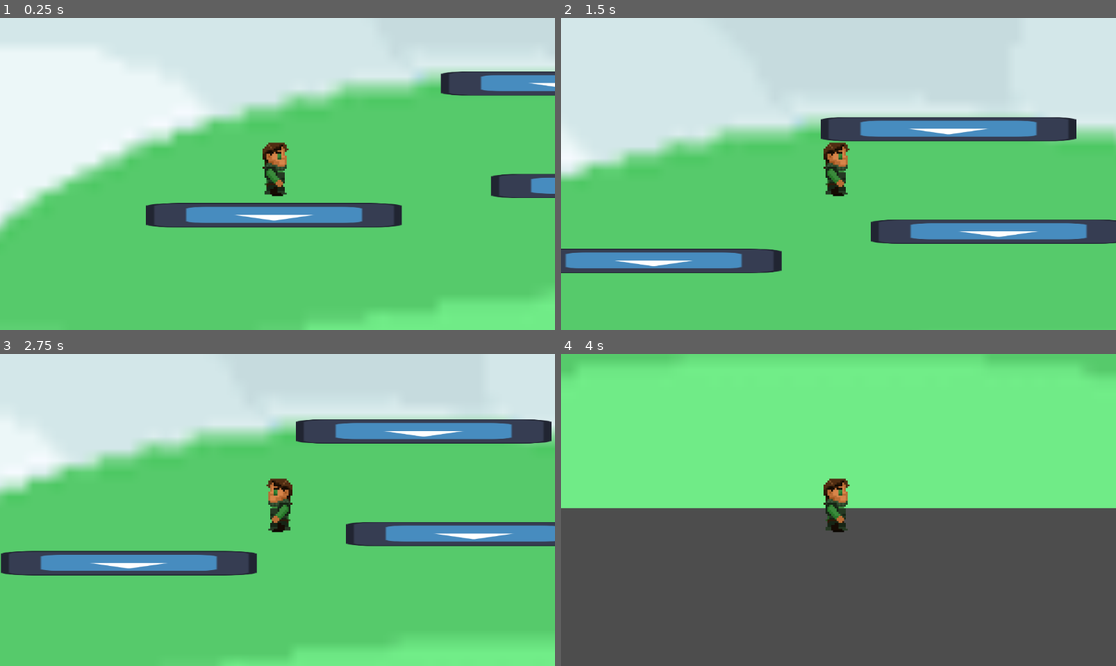
Above: before the commit, frames 1-4 (two rows, left to right).
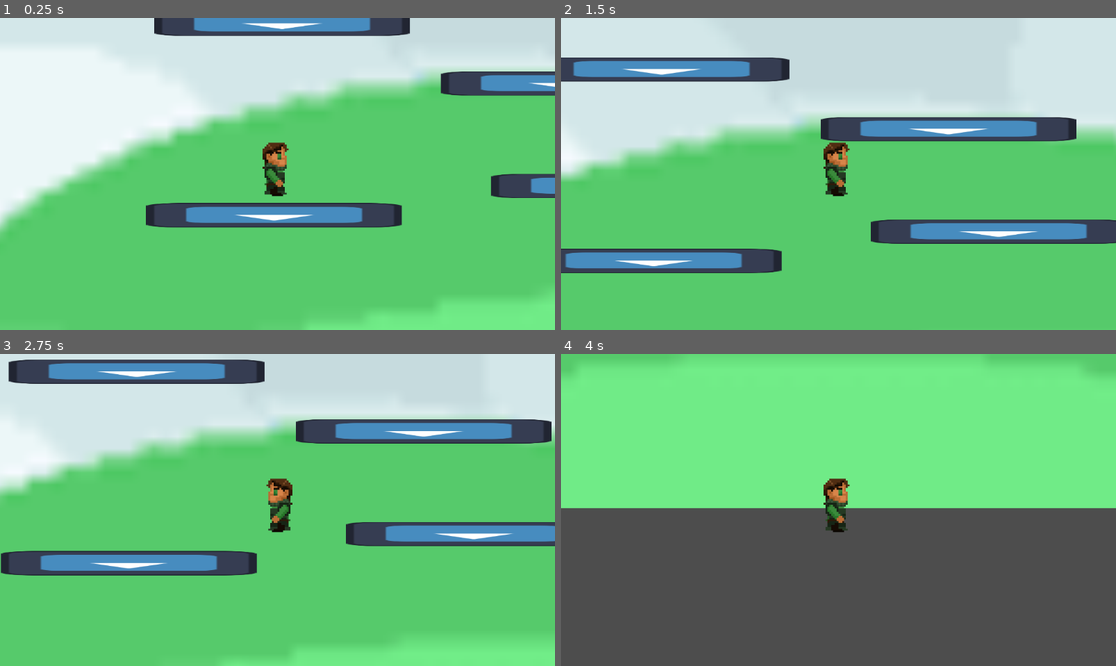
Above: after the commit, the same moments.

Repository: Vytisbrr/Shifted-by-Volt-games
Game: Godot game, scene res://Scenes/world.tscn
The game is run twice, just before and just after one commit, with the same random seed, the same clock (stepped at 60 frames per second) and the same inputs. The engine's default icon, where the game draws it, is replaced by a stand-in: a white triangle on a blue panel in a dark square.
Inputs:
- Up to frame 1 (0.25 s): no input
- Up to frame 2 (1.5 s): hold D (move right) from 0.53 s (still down); tap Space (jump) at 0.77 s
- Up to frame 3 (2.75 s): tap Space (jump) at 1.52 s; release D (move right) at 2.03 s; hold A (move left) from 2.03 s (still down)
- Up to frame 4 (4 s): release A (move left) at 2.78 s; hold D (move right) from 2.78 s (still down); tap Space (jump) at 3.02, 3.77 s

The runs differ from the first frame. In frame 1, 2.6% of the frame differs, in the area x 27-74%, y 0-6%; in frame 2, 3.2%; in frame 3, 3.6%, in the area x 1-48%, y 1-10%; in frame 4, nothing differs.

Commit message:
Update world.tscn

Diff:
--- a/Scenes/world.tscn
+++ b/Scenes/world.tscn
@@ -161,6 +161,20 @@
 scale = Vector2(0.00094162, 0.00990099)
 shape = SubResource("RectangleShape2D_rfqgr")
 
+[node name="platform9" type="StaticBody2D" parent="."]
+position = Vector2(555, -245)
+scale = Vector2(1062, 101)
+metadata/_edit_group_ = true
+
+[node name="MeshInstance2D" type="MeshInstance2D" parent="platform9"]
+mesh = SubResource("QuadMesh_i8uk5")
+texture = ExtResource("2_o8k26")
+
+[node name="platform" type="CollisionShape2D" parent="platform9"]
+position = Vector2(0, -0.0247521)
+scale = Vector2(0.00094162, 0.00990099)
+shape = SubResource("RectangleShape2D_rfqgr")
+
 [node name="TileMapLayer" type="TileMapLayer" parent="."]
 z_index = -1
 scale = Vector2(50, 50)
